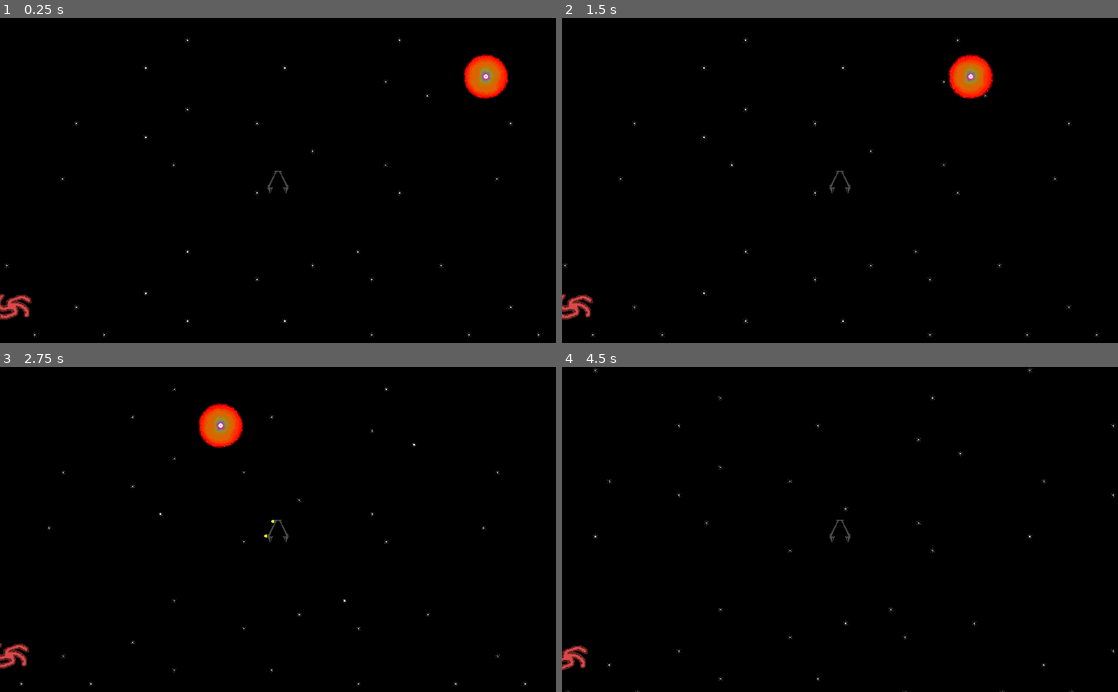
Above: before the commit, frames 1-4 (two rows, left to right).
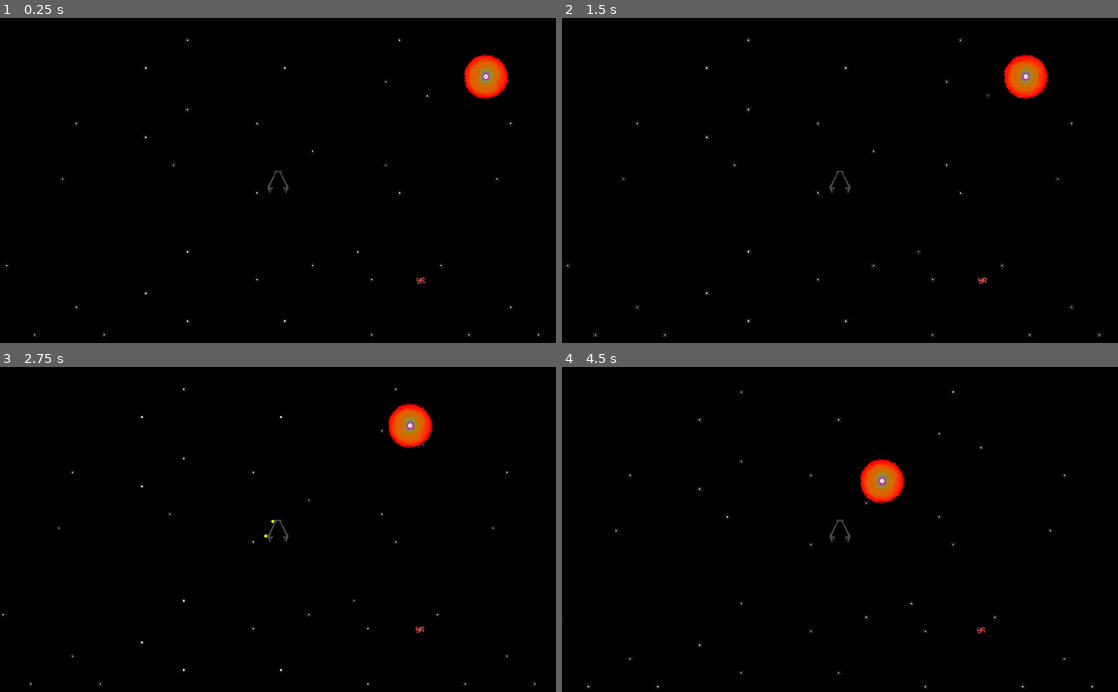
Above: after the commit, the same moments.

Repository: 8Mobius8/NuttySpace
Game: Godot game, scene res://Main.tscn
The game is run twice, just before and just after one commit, with the same random seed, the same clock (stepped at 60 frames per second) and the same inputs.
Inputs:
- Up to frame 1 (0.25 s): no input
- Up to frame 2 (1.5 s): tap Enter at 0.5 s; hold Right (ui_right) 0.53-1.28 s; hold Shift (ui_modify) 0.53-1.28 s; hold Left (ui_left) from 1.28 s (still down); tap Shift (ui_modify) at 1.35 s
- Up to frame 3 (2.75 s): release Left (ui_left) at 2.03 s; hold Right (ui_right) from 2.03 s (still down); hold Shift (ui_modify) from 2.03 s (still down)
- Up to frame 4 (4.5 s): release Right (ui_right) at 2.78 s; release Shift (ui_modify) at 2.78 s; hold Up (ui_up) 2.78-3.53 s; tap Shift (ui_modify) at 2.85, 4.35 s; hold Shift (ui_modify) 3.53-4.28 s; hold Left (ui_left) from 3.53 s (still down)

The runs differ from the first frame. In frame 1, 0.3% of the frame differs, in the area x 0-77%, y 79-93%; in frame 2, 2.4%, in the area x 0-98%, y 5-99%; in frame 3, 2.3%; in frame 4, 1.5%.

Commit message:
Super boost and thruster dampening

Diff:
--- a/Main.tscn
+++ b/Main.tscn
@@ -11,6 +11,6 @@
 
 [node name="Ship" parent="." instance=ExtResource( 2 )]
 position = Vector2( 184.431, 492.258 )
-thruster_magnitude = 300
+thruster_magnitude = 100
 
 [node name="SpaceBackground" parent="." instance=ExtResource( 3 )]
--- a/Ship.gd
+++ b/Ship.gd
@@ -1,6 +1,6 @@
 extends RigidBody2D
 
-export var thruster_magnitude = 350
+export var thruster_magnitude = 100
 export var rthruster_magnitude = 1000
 var screen_size
 
@@ -13,6 +13,9 @@
 func _integrate_forces(state):
 	if forwardInputOnly():
 		applied_force = thrust.rotated(rotation)
+		calculate_animation("forward")
+	elif Input.is_action_pressed("ui_up") && Input.is_action_pressed("ui_modify"):
+		applied_force = thrust.rotated(rotation) * 2
 		calculate_animation("forward")
 	else:
 		applied_force = Vector2()
@@ -36,6 +39,8 @@
 		$AnimatedSprite.flip_h = false
 	applied_torque = rotation_direction * rthruster_magnitude
 
+	if modifyInputOnlyPressed():
+		apply_thruster_damping()
 	if applied_force.length() <= 0 && applied_torque == 0:
 		$AnimatedSprite.animation = "idle"
 		$AnimatedSprite.stop()
@@ -54,4 +59,19 @@
 		$AnimatedSprite.animation = startName
 
 func forwardInputOnly():
-	return Input.is_action_pressed("ui_up") && !Input.is_action_pressed("ui_right") && !Input.is_action_pressed("ui_left")
+	return Input.is_action_pressed("ui_up") && !Input.is_action_pressed("ui_right") && !Input.is_action_pressed("ui_left") && !Input.is_action_pressed("ui_modify")
+
+func modifyInputOnlyPressed():
+	return Input.is_action_pressed("ui_modify") && !Input.is_action_pressed("ui_up") && !Input.is_action_pressed("ui_right") && !Input.is_action_pressed("ui_left")
+
+func opposite_torque():
+	return angular_velocity * -1 * rthruster_magnitude
+
+func opposite_force():
+	return linear_velocity * -1 * thruster_magnitude
+
+func apply_thruster_damping():
+	if angular_velocity >= 0:
+		applied_torque = opposite_torque()
+	elif linear_velocity.length() != 0:
+		applied_force = opposite_force()
--- a/SpaceBackground.tscn
+++ b/SpaceBackground.tscn
@@ -28,9 +28,10 @@
 
 [node name="Floaties" type="ParallaxLayer" parent="."]
 z_index = -1
-motion_mirroring = Vector2( 100, 100 )
+motion_mirroring = Vector2( 800, 800 )
 
 [node name="Twinkles" type="ParallaxLayer" parent="."]
+editor/display_folded = true
 z_index = -1
 motion_scale = Vector2( 0.05, 0.05 )
 motion_offset = Vector2( 150, 150 )
@@ -47,12 +48,14 @@
 tile_data = PoolIntArray( 0, 0, 0, 19, 0, 0, 65542, 0, 0, 65564, 0, 0, 131073, 0, 0, 131096, 0, 0, 196624, 0, 0, 262155 …(430 unchanged characters)…
 
 [node name="Galaxies" type="ParallaxLayer" parent="."]
+editor/display_folded = true
 position = Vector2( 402.781, 406.46 )
 z_index = -2
 motion_scale = Vector2( 0.01, 0.01 )
-motion_mirroring = Vector2( 800, 800 )
+motion_mirroring = Vector2( 1000, 1000 )
 
 [node name="Sprite" type="Sprite" parent="Galaxies"]
 position = Vector2( -154.643, -232.839 )
+scale = Vector2( 0.25, 0.25 )
 texture = ExtResource( 2 )
 centered = false
